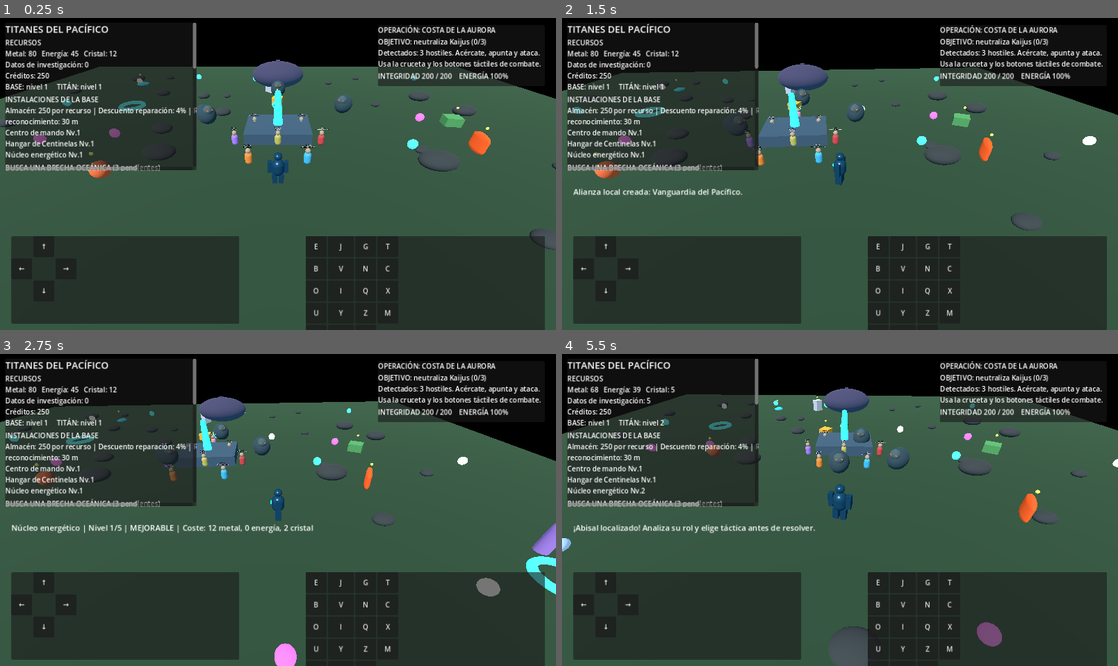
Above: before the commit, frames 1-4 (two rows, left to right).
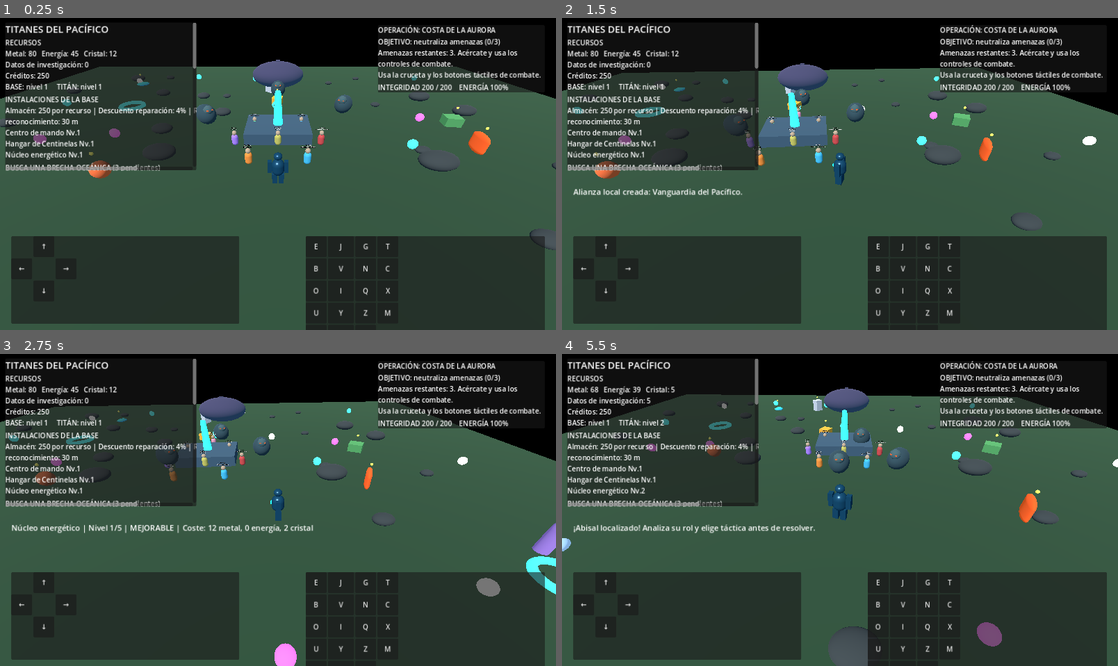
Above: after the commit, the same moments.

Repository: edwjacpinros2012-dev/Titanes-del-Pac-fico-
Game: Godot game, scene res://scenes/main.tscn
Two runs of this game, one before a commit and one after it. Both use one fixed random seed, a clock stepped at 60 frames per second and the inputs below.
Inputs (mouse positions are in pixels of both pictures, inside the frame that each line leads up to):
- Up to frame 1 (0.25 s): no input
- Up to frame 2 (1.5 s): tap Enter at 0.5 s; move the mouse to (962, 158) at 0.52 s; hold D (move_right) 0.53-1.28 s; hold P (alliance_create) 0.53-1.28 s; click (962, 158) at 0.67 s; move the mouse to (728, 189) at 1.27 s; hold S (move_back) from 1.28 s (still down); tap K (alliance_join) at 1.35 s
- Up to frame 3 (2.75 s): move the mouse to (333, 441) at 2.02 s; release S (move_back) at 2.03 s; hold D (move_right) from 2.03 s (still down); hold V (base_select_next) from 2.03 s (still down)
- Up to frame 4 (5.5 s): move the mouse to (812, 572) at 2.77 s; release D (move_right) at 2.78 s; release V (base_select_next) at 2.78 s; hold N (base_upgrade_selected) 2.78-3.53 s; tap E (collect) at 2.85 s; click (812, 572) at 2.92 s; move the mouse to (1006, 556) at 3.52 s; hold T (evolve_titan) 3.53-4.28 s; hold A (move_left) 3.53-5.03 s; move the mouse to (673, 463) at 4.27 s; tap M (expedition_toggle) at 4.35 s; move the mouse to (867, 510) at 5.02 s; hold S (move_back) from 5.03 s (still down); hold J (kaiju_engage) from 5.03 s (still down); click (867, 510) at 5.17 s

The runs differ from the first frame. In frame 1, 1.8% of the frame differs, in the area x 67-98%, y 6-24%; in frame 2, 1.7%; in frame 3, 1.7%; in frame 4, 1.9%.

Commit message:
Make field mission rewards consistent and persistable

Diff:
--- a/scripts/combat/field_combat_director.gd
+++ b/scripts/combat/field_combat_director.gd
@@ -5,6 +5,7 @@
 
 const KaijuScript = preload("res://scripts/combat/field_kaiju.gd")
 const REQUIRED_DEFEATS := 3
+const COMPLETION_REWARD := {"metal": 20, "energia": 12}
 
 var player: Node3D
 var defeated_count := 0
@@ -13,6 +14,7 @@
 var hud_label: Label
 var health_label: Label
 var save_timer := 0.0
+var mission_started := false
 
 func _ready() -> void:
 	call_deferred("_begin_field_mission")
@@ -53,6 +55,7 @@
 	column.add_child(hud_label)
 	health_label = Label.new()
 	column.add_child(health_label)
+	mission_started = true
 	_spawn_initial_wave()
 	_update_hud()
 
@@ -74,12 +77,11 @@
 		GlobalState.add_resource(str(resource_id), int(reward[resource_id]))
 	if defeated_count >= REQUIRED_DEFEATS:
 		mission_finished = true
-		var completion_reward := {"metal": 20, "energy": 12}
-		for resource_id in completion_reward:
-			GlobalState.add_resource(str(resource_id), int(completion_reward[resource_id]))
+		for resource_id in COMPLETION_REWARD:
+			GlobalState.add_resource(str(resource_id), int(COMPLETION_REWARD[resource_id]))
 		SaveSystem.save_game(GlobalState)
 		status_text = "Objetivo cumplido. Recompensas guardadas en el perfil local."
-		mission_completed.emit(completion_reward)
+		mission_completed.emit(COMPLETION_REWARD.duplicate(true))
 	else:
 		status_text = "Amenaza neutralizada. Recupera suministros y continúa."
 		SaveSystem.save_game(GlobalState)
@@ -95,7 +97,8 @@
 func _update_hud() -> void:
 	if hud_label == null:
 		return
-	var objective := "OBJETIVO: neutraliza Kaijus (%d/%d)" % [defeated_count, REQUIRED_DEFEATS]
+	var remaining := maxi(0, REQUIRED_DEFEATS - defeated_count)
+	var objective := "OBJETIVO: neutraliza amenazas (%d/%d)" % [defeated_count, REQUIRED_DEFEATS]
 	if mission_finished:
 		objective = "MISIÓN COMPLETADA"
 	elif player != null and player.is_defeated:
@@ -103,6 +106,6 @@
 	var controls := "SPACE: golpe | RMB/F: pulso (35 energía) | SHIFT: bloquear"
 	if OS.has_feature("mobile") or DisplayServer.is_touchscreen_available():
 		controls = "Usa la cruceta y los botones táctiles de combate."
-	hud_label.text = objective + "\n" + (status_text if not status_text.is_empty() else "Detectados: 3 hostiles. Acércate, apunta y ataca.") + "\n" + controls
+	hud_label.text = objective + "\n" + (status_text if not status_text.is_empty() else "Amenazas restantes: %d. Acércate y usa los controles de combate." % remaining) + "\n" + controls
 	if health_label and player != null:
 		health_label.text = "INTEGRIDAD %d / %d    ENERGÍA %d%%" % [roundi(player.health), roundi(player.max_health), roundi(player.energy)]
